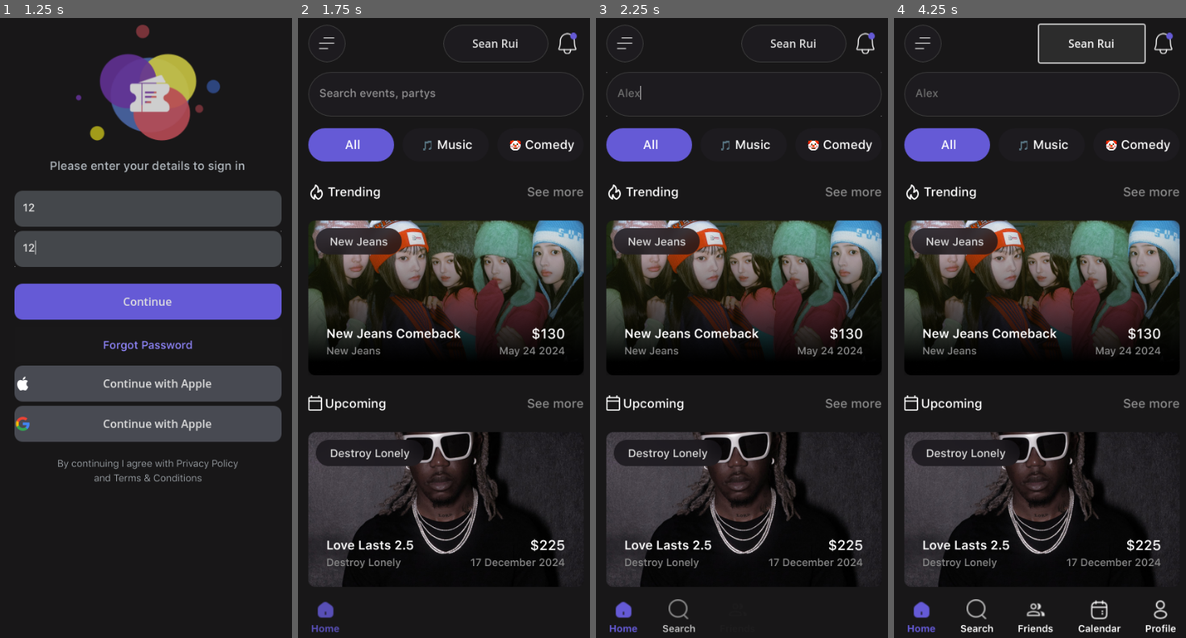
Above: before the commit, frames 1-4 (left to right).
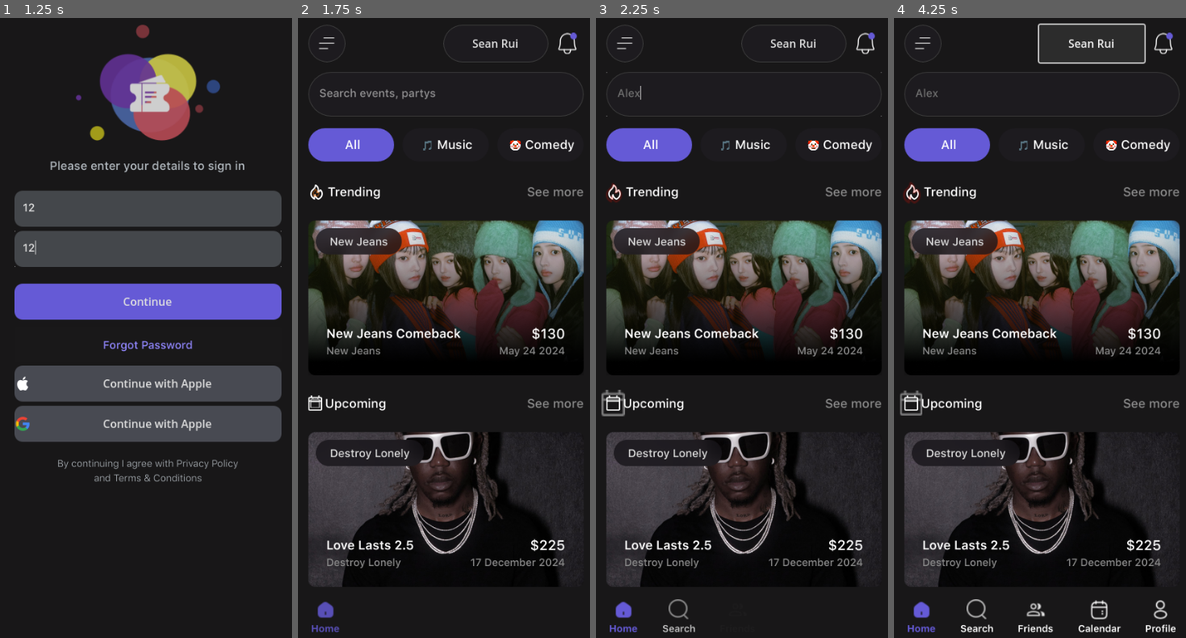
Above: after the commit, the same moments.

Repository: utentica/Ticketly-Interactions
Game: Godot game, scene res://menus/loginmain.tscn
The game is run twice, just before and just after one commit, with the same random seed, the same clock (stepped at 60 frames per second) and the same inputs.
Inputs (mouse positions are in pixels of both pictures, inside the frame that each line leads up to):
- Up to frame 1 (1.25 s): click (148, 210) at 0.52 s; type "12" at 0.6 s; click (148, 247) at 0.75 s; type "12" at 0.83 s
- Up to frame 2 (1.75 s): click "Continue" at 1.25 s
- Up to frame 3 (2.25 s): click (744, 92) at 2.02 s; type "Alex" at 2.1 s
- Up to frame 4 (4.25 s): click (923, 42) at 2.77 s; click "Sean Rui" at 3.5 s

Frame 1 is identical in both runs. In frame 2, less than 0.1% of the frame differs, in the area x 4-8%, y 27-63%; in frame 3, 0.2%, in the area x 1-10%, y 26-65%; in frame 4, 0.2%.

Commit message:
TA A DAR

Diff:
--- a/menus/loginmain.tscn
+++ b/menus/loginmain.tscn
@@ -43,6 +43,13 @@
 font_size = 14
 font_color = Color(0.694118, 0.721569, 0.745098, 1)
 
+[sub_resource type="Gradient" id="Gradient_d4vqm"]
+offsets = PackedFloat32Array(0, 0.516393, 1)
+colors = PackedColorArray(1, 1, 1, 0, 1, 1, 1, 1, 1, 1, 1, 0)
+
+[sub_resource type="GradientTexture1D" id="GradientTexture1D_uxnq7"]
+gradient = SubResource("Gradient_d4vqm")
+
 [sub_resource type="Curve" id="Curve_l8ko0"]
 min_value = -200.0
 max_value = 200.0
@@ -60,6 +67,82 @@
 angular_velocity_max = 160.0
 gravity = Vector3(0, 80, 0)
 linear_accel_curve = SubResource("CurveTexture_swr6y")
+color_ramp = SubResource("GradientTexture1D_uxnq7")
+
+[sub_resource type="Animation" id="Animation_xgthr"]
+length = 0.001
+tracks/0/type = "value"
+tracks/0/imported = false
+tracks/0/enabled = true
+tracks/0/path = NodePath("Screen/VBoxContainer/Title:label_settings:font_color")
+tracks/0/interp = 1
+tracks/0/loop_wrap = true
+tracks/0/keys = {
+"times": PackedFloat32Array(0),
+"transitions": PackedFloat32Array(1),
+"update": 0,
+"values": [Color(0.694118, 0.721569, 0.745098, 0)]
+}
+tracks/1/type = "value"
+tracks/1/imported = false
+tracks/1/enabled = true
+tracks/1/path = NodePath("Screen/VBoxContainer/PassEmail:modulate")
+tracks/1/interp = 1
+tracks/1/loop_wrap = true
+tracks/1/keys = {
+"times": PackedFloat32Array(0),
+"transitions": PackedFloat32Array(1),
+"update": 0,
+"values": [Color(1, 1, 1, 0)]
+}
+tracks/2/type = "value"
+tracks/2/imported = false
+tracks/2/enabled = true
+tracks/2/path = NodePath("Screen/VBoxContainer/LoginForgot/Login:modulate")
+tracks/2/interp = 1
+tracks/2/loop_wrap = true
+tracks/2/keys = {
+"times": PackedFloat32Array(0),
+"transitions": PackedFloat32Array(1),
+"update": 0,
+"values": [Color(1, 1, 1, 0)]
+}
+tracks/3/type = "value"
+tracks/3/imported = false
+tracks/3/enabled = true
+tracks/3/path = NodePath("Screen/VBoxContainer/LoginForgot/Forgot:modulate")
+tracks/3/interp = 1
+tracks/3/loop_wrap = true
+tracks/3/keys = {
+"times": PackedFloat32Array(0),
+"transitions": PackedFloat32Array(1),
+"update": 0,
+"values": [Color(1, 1, 1, 0)]
+}
+tracks/4/type = "value"
+tracks/4/imported = false
+tracks/4/enabled = true
+tracks/4/path = NodePath("Screen/VBoxContainer/others:modulate")
+tracks/4/interp = 1
+tracks/4/loop_wrap = true
+tracks/4/keys = {
+"times": PackedFloat32Array(0),
+"transitions": PackedFloat32Array(1),
+"update": 0,
+"values": [Color(1, 1, 1, 0)]
+}
+tracks/5/type = "value"
+tracks/5/imported = false
+tracks/5/enabled = true
+tracks/5/path = NodePath("Screen/VBoxContainer/Title2:modulate")
+tracks/5/interp = 1
+tracks/5/loop_wrap = true
+tracks/5/keys = {
+"times": PackedFloat32Array(0),
+"transitions": PackedFloat32Array(1),
+"update": 0,
+"values": [Color(1, 1, 1, 0)]
+}
 
 [sub_resource type="Animation" id="Animation_scbsn"]
 resource_name = "new_animation"
@@ -135,81 +218,6 @@
 "transitions": PackedFloat32Array(1, 1),
 "update": 0,
 "values": [Color(1, 1, 1, 0), Color(1, 1, 1, 1)]
-}
-
-[sub_resource type="Animation" id="Animation_xgthr"]
-length = 0.001
-tracks/0/type = "value"
-tracks/0/imported = false
-tracks/0/enabled = true
-tracks/0/path = NodePath("Screen/VBoxContainer/Title:label_settings:font_color")
-tracks/0/interp = 1
-tracks/0/loop_wrap = true
-tracks/0/keys = {
-"times": PackedFloat32Array(0),
-"transitions": PackedFloat32Array(1),
-"update": 0,
-"values": [Color(0.694118, 0.721569, 0.745098, 0)]
-}
-tracks/1/type = "value"
-tracks/1/imported = false
-tracks/1/enabled = true
-tracks/1/path = NodePath("Screen/VBoxContainer/PassEmail:modulate")
-tracks/1/interp = 1
-tracks/1/loop_wrap = true
-tracks/1/keys = {
-"times": PackedFloat32Array(0),
-"transitions": PackedFloat32Array(1),
-"update": 0,
-"values": [Color(1, 1, 1, 0)]
-}
-tracks/2/type = "value"
-tracks/2/imported = false
-tracks/2/enabled = true
-tracks/2/path = NodePath("Screen/VBoxContainer/LoginForgot/Login:modulate")
-tracks/2/interp = 1
-tracks/2/loop_wrap = true
-tracks/2/keys = {
-"times": PackedFloat32Array(0),
-"transitions": PackedFloat32Array(1),
-"update": 0,
-"values": [Color(1, 1, 1, 0)]
-}
-tracks/3/type = "value"
-tracks/3/imported = false
-tracks/3/enabled = true
-tracks/3/path = NodePath("Screen/VBoxContainer/LoginForgot/Forgot:modulate")
-tracks/3/interp = 1
-tracks/3/loop_wrap = true
-tracks/3/keys = {
-"times": PackedFloat32Array(0),
-"transitions": PackedFloat32Array(1),
-"update": 0,
-"values": [Color(1, 1, 1, 0)]
-}
-tracks/4/type = "value"
-tracks/4/imported = false
-tracks/4/enabled = true
-tracks/4/path = NodePath("Screen/VBoxContainer/others:modulate")
-tracks/4/interp = 1
-tracks/4/loop_wrap = true
-tracks/4/keys = {
-"times": PackedFloat32Array(0),
-"transitions": PackedFloat32Array(1),
-"update": 0,
-"values": [Color(1, 1, 1, 0)]
-}
-tracks/5/type = "value"
-tracks/5/imported = false
-tracks/5/enabled = true
-tracks/5/path = NodePath("Screen/VBoxContainer/Title2:modulate")
-tracks/5/interp = 1
-tracks/5/loop_wrap = true
-tracks/5/keys = {
-"times": PackedFloat32Array(0),
-"transitions": PackedFloat32Array(1),
-"update": 0,
-"values": [Color(1, 1, 1, 0)]
 }
 
 [sub_resource type="AnimationLibrary" id="AnimationLibrary_8j2pd"]
--- a/menus/mainpage.tscn
+++ b/menus/mainpage.tscn
@@ -62,6 +62,26 @@
 corner_radius_bottom_right = 50
 corner_radius_bottom_left = 50
 
+[sub_resource type="Gradient" id="Gradient_6robl"]
+colors = PackedColorArray(1, 0.784314, 0, 1, 1, 0, 0, 0.176471)
+
+[sub_resource type="GradientTexture1D" id="GradientTexture1D_grxmc"]
+gradient = SubResource("Gradient_6robl")
+
+[sub_resource type="Curve" id="Curve_skkrs"]
+_data = [Vector2(0, 0), 0.0, 0.0, 0, 0, Vector2(1, 1), 0.0, 0.0, 0, 0]
+point_count = 2
+
+[sub_resource type="CurveTexture" id="CurveTexture_eqjv2"]
+curve = SubResource("Curve_skkrs")
+
+[sub_resource type="ParticleProcessMaterial" id="ParticleProcessMaterial_v0hxe"]
+particle_flag_disable_z = true
+gravity = Vector3(0, 0, 0)
+scale_max = 2.0
+scale_curve = SubResource("CurveTexture_eqjv2")
+color_ramp = SubResource("GradientTexture1D_grxmc")
+
 [sub_resource type="LabelSettings" id="LabelSettings_eaxir"]
 font = ExtResource("3_gl1sp")
 font_size = 18
@@ -70,6 +90,26 @@
 font = ExtResource("3_gl1sp")
 font_size = 18
 font_color = Color(0.545098, 0.545098, 0.545098, 1)
+
+[sub_resource type="Gradient" id="Gradient_xy34e"]
+colors = PackedColorArray(1, 1, 1, 1, 1, 1, 1, 0.415686)
+
+[sub_resource type="GradientTexture1D" id="GradientTexture1D_qy6rr"]
+gradient = SubResource("Gradient_xy34e")
+
+[sub_resource type="Curve" id="Curve_kcncs"]
+_data = [Vector2(0.00666666, 0), 0.0, 0.0, 0, 0, Vector2(1, 1), 0.0, 0.0, 0, 0]
+point_count = 2
+
+[sub_resource type="CurveTexture" id="CurveTexture_ahhp4"]
+curve = SubResource("Curve_kcncs")
+
+[sub_resource type="ParticleProcessMaterial" id="ParticleProcessMaterial_wrsox"]
+particle_flag_disable_z = true
+gravity = Vector3(0, 0, 0)
+scale_max = 2.0
+scale_curve = SubResource("CurveTexture_ahhp4")
+color_ramp = SubResource("GradientTexture1D_qy6rr")
 
 [sub_resource type="LabelSettings" id="LabelSettings_nnf0i"]
 font = ExtResource("9_wel4j")
@@ -409,10 +449,16 @@
 size_flags_vertical = 4
 theme_override_constants/separation = 4
 
-[node name="TextureRect" type="TextureRect" parent="Screen/VBoxContainer/TrendingBar/HBoxContainer"]
-layout_mode = 2
-size_flags_horizontal = 4
-size_flags_vertical = 4
+[node name="iconfogo" type="TextureRect" parent="Screen/VBoxContainer/TrendingBar/HBoxContainer"]
+layout_mode = 2
+size_flags_horizontal = 4
+size_flags_vertical = 4
+texture = ExtResource("4_7rum5")
+
+[node name="iconfogogpu" type="GPUParticles2D" parent="Screen/VBoxContainer/TrendingBar/HBoxContainer/iconfogo"]
+position = Vector2(11, 13)
+amount = 1
+process_material = SubResource("ParticleProcessMaterial_v0hxe")
 texture = ExtResource("4_7rum5")
 
 [node name="Label" type="Label" parent="Screen/VBoxContainer/TrendingBar/HBoxContainer"]
@@ -455,10 +501,16 @@
 size_flags_vertical = 4
 theme_override_constants/separation = 4
 
-[node name="TextureRect" type="TextureRect" parent="Screen/VBoxContainer/UpcomingBar/HBoxContainer"]
-layout_mode = 2
-size_flags_horizontal = 4
-size_flags_vertical = 4
+[node name="iconcalendar" type="TextureRect" parent="Screen/VBoxContainer/UpcomingBar/HBoxContainer"]
+layout_mode = 2
+size_flags_horizontal = 4
+size_flags_vertical = 4
+texture = ExtResource("5_vkgnh")
+
+[node name="iconcalendargpu" type="GPUParticles2D" parent="Screen/VBoxContainer/UpcomingBar/HBoxContainer/iconcalendar"]
+position = Vector2(10, 11)
+amount = 1
+process_material = SubResource("ParticleProcessMaterial_wrsox")
 texture = ExtResource("5_vkgnh")
 
 [node name="Label" type="Label" parent="Screen/VBoxContainer/UpcomingBar/HBoxContainer"]
Not shown: 1 places in menus/loginmain.tscn that only renumber resources
Not shown: 1 places in menus/mainpage.tscn that only renumber resources
